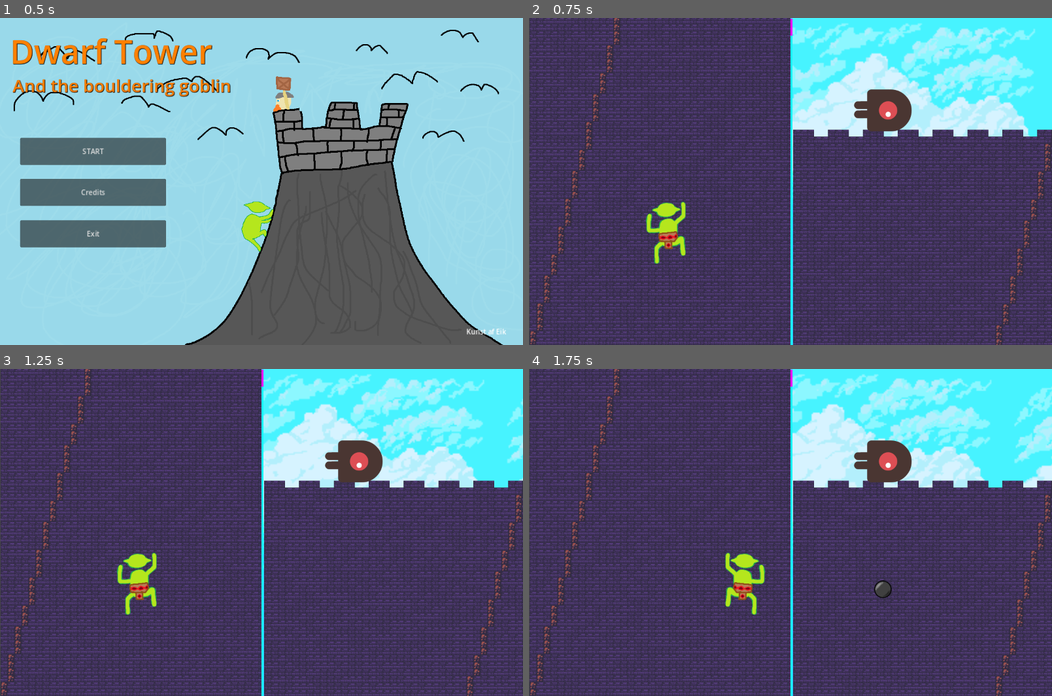
Above: before the commit, frames 1-4 (two rows, left to right).
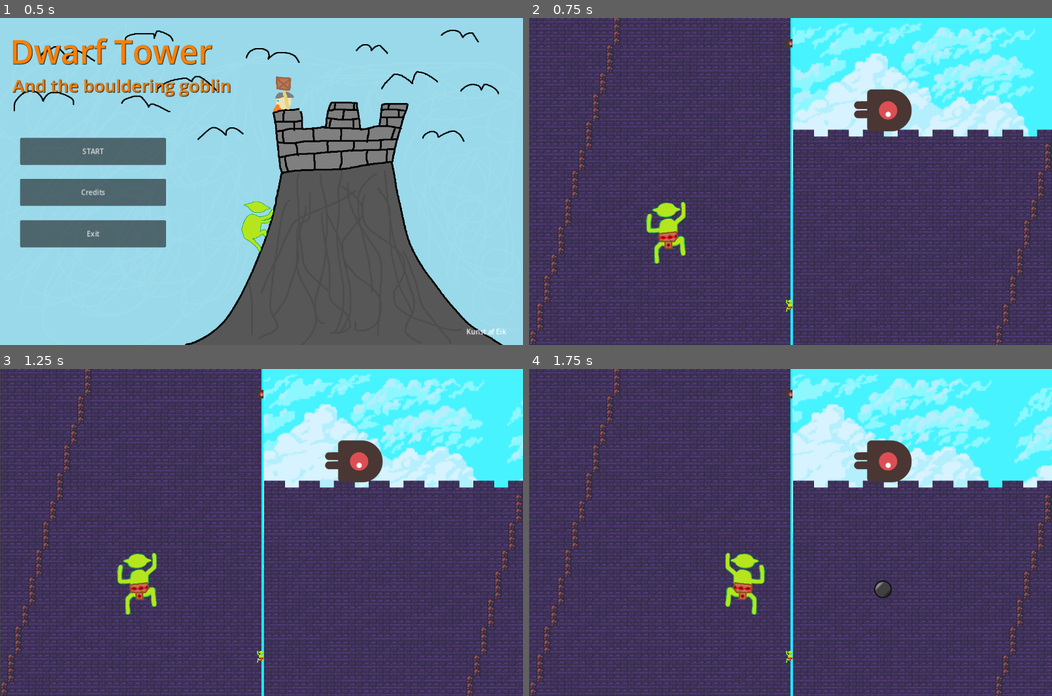
Above: after the commit, the same moments.

Repository: FaNzu/ClimbingGamejam
Game: Godot game, scene res://main_menu.tscn
Two runs of this game, one before a commit and one after it. Both use one fixed random seed, a clock stepped at 60 frames per second and the inputs below. The engine's default icon, where the game draws it, is replaced by a stand-in: a white triangle on a blue panel in a dark square.
Inputs:
- Up to frame 1 (0.5 s): no input
- Up to frame 2 (0.75 s): click "START" at 0.5 s
- Up to frame 3 (1.25 s): no input
- Up to frame 4 (1.75 s): hold Right (climber_move_right) from 1.28 s (still down); tap E (defender_attack_e) at 1.35 s

Frame 1 is identical in both runs. In frame 2, less than 0.1% of the frame differs, in the area x 48-51%, y 0-90%; in frame 3, less than 0.1%; in frame 4, less than 0.1%.

Commit message:
split screen progressbar with symbols

Diff:
--- a/Castle.tscn
+++ b/Castle.tscn
@@ -160,7 +160,6 @@
 tile_set = SubResource("TileSet_rfbgb")
 format = 2
 layer_0/tile_data = PackedInt32Array(1048576, 1179648, 16, 1114112, 1245184, 18, 1179648, 1245184, 18, 1245184, 1245184 …(115015 unchanged characters)…
-metadata/_edit_group_ = true
 
 [node name="ParallaxBackground" type="ParallaxBackground" parent="."]
 script = ExtResource("4_5x216")
--- a/Game.gd
+++ b/Game.gd
@@ -17,7 +17,7 @@
 
 func _process(delta):
 	climberposition = players["2"].player.position
-	$Row/ColorRect/ProgressRect.position.y = 2664 / climberposition.y
+	$Row/ColorRect/ProgressGoblin.position.y = ((2664/750) * climberposition.y) / 10
 
 func _ready() -> void:
 	players["2"].viewport.world_2d = players["1"].viewport.world_2d
--- a/Players/defender.tscn
+++ b/Players/defender.tscn
@@ -18,9 +18,16 @@
 "speed": 5.0
 }]
 
+[sub_resource type="CapsuleShape2D" id="CapsuleShape2D_kgfel"]
+radius = 54.0
+height = 136.0
+
 [node name="Defender" type="Area2D"]
 script = ExtResource("1_b7ftw")
 
 [node name="AnimatedSprite2D" type="AnimatedSprite2D" parent="."]
 sprite_frames = SubResource("SpriteFrames_jjo37")
 animation = &"walk"
+
+[node name="CollisionShape2D" type="CollisionShape2D" parent="."]
+shape = SubResource("CapsuleShape2D_kgfel")
--- a/game.tscn
+++ b/game.tscn
@@ -1,7 +1,9 @@
-[gd_scene load_steps=3 format=3 uid="uid://byfydab0bne7v"]
+[gd_scene load_steps=5 format=3 uid="uid://byfydab0bne7v"]
 
 [ext_resource type="Script" path="res://Game.gd" id="1_1wju5"]
+[ext_resource type="Texture2D" uid="uid://njpc0hm1uk0u" path="res://Art/Goblin_der_klatre_falder.png" id="2_emul3"]
 [ext_resource type="PackedScene" uid="uid://hbwq6j3kjyo" path="res://Castle.tscn" id="2_obcaq"]
+[ext_resource type="Texture2D" uid="uid://cdk3awpccaoqm" path="res://Art/enemyWalking_1.png" id="3_tsi7q"]
 
 [node name="Game" type="Node"]
 script = ExtResource("1_1wju5")
@@ -33,11 +35,14 @@
 layout_mode = 2
 color = Color(0.0941176, 1, 1, 1)
 
-[node name="ProgressRect" type="ColorRect" parent="Row/ColorRect"]
-layout_mode = 0
-offset_right = 40.0
-offset_bottom = 40.0
-color = Color(1, 0, 1, 1)
+[node name="ProgressGoblin" type="Sprite2D" parent="Row/ColorRect"]
+scale = Vector2(0.225, 0.225)
+texture = ExtResource("2_emul3")
+
+[node name="Sprite2D" type="Sprite2D" parent="Row/ColorRect"]
+position = Vector2(-2, 58)
+scale = Vector2(0.205, 0.205)
+texture = ExtResource("3_tsi7q")
 
 [node name="DefenderViewportContainer" type="SubViewportContainer" parent="Row"]
 layout_mode = 2
@@ -48,6 +53,7 @@
 render_target_update_mode = 4
 
 [node name="Castle" parent="Row/DefenderViewportContainer/SubViewport" instance=ExtResource("2_obcaq")]
+show_behind_parent = true
 
 [node name="Camera2D" type="Camera2D" parent="Row/DefenderViewportContainer/SubViewport"]
 enabled = false
Not shown: 1 places in Players/defender.tscn that only renumber resources
